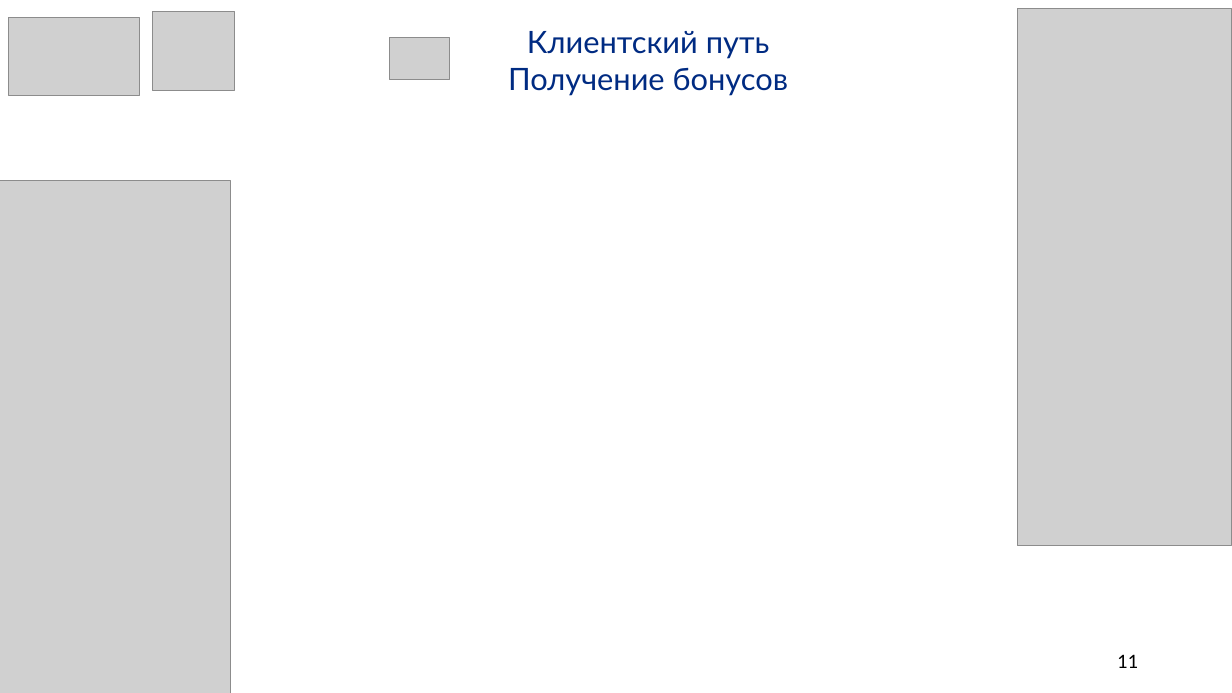
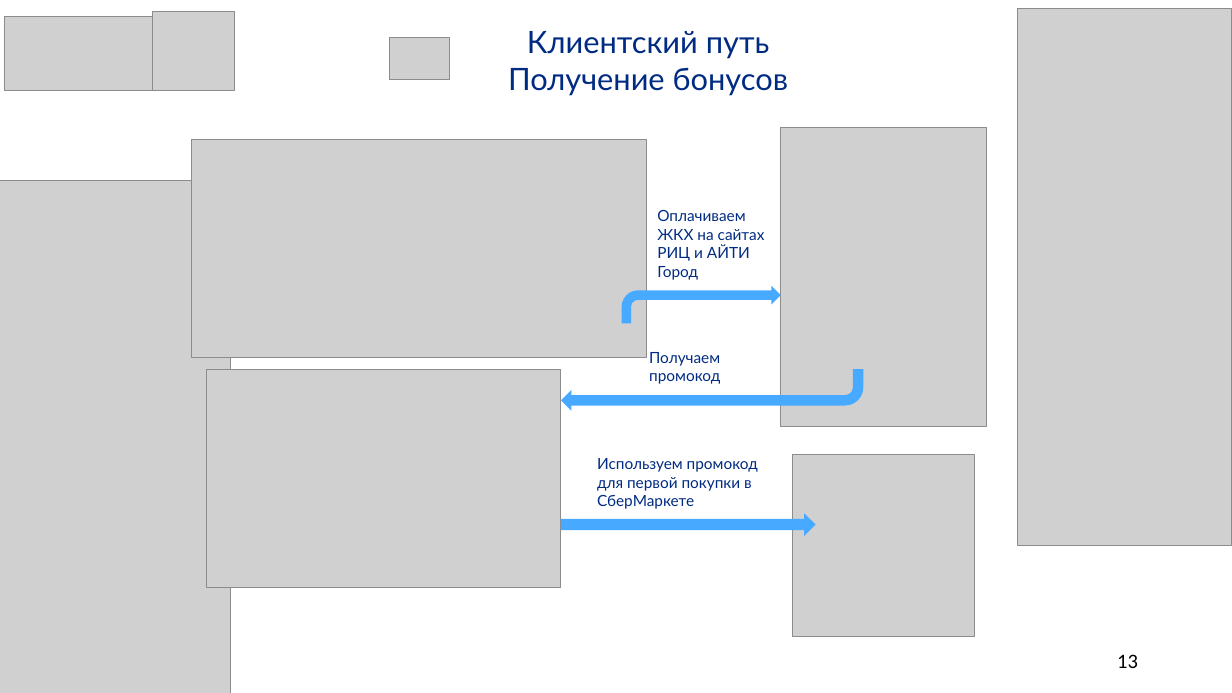
Before and after one commit to SalminaTatyana/DiplomNote, a slide deck: slide 13 of Иванова.pptx (slide 11 before the commit). Drawn at 1232x693 pixels with LibreOffice and Linux fonts; fonts in the diff are those of the drawing; grey boxes stand for pictures. Boxes give left, top, right and bottom in pixels: in the first picture for what was removed or moved away, otherwise in the second. Text is boxed around its words. In the diff, an @@ line names an element or a change of style, - is before the commit and + after.

```diff
--- a/Иванова.pptx
+++ b/Иванова.pptx
@@ picture: place and size @@
-picture at <box>9,18,140,95</box>
+picture at <box>5,16,152,90</box>
@@ picture added at <box>192,140,648,358</box> @@
@@ picture added at <box>781,128,986,426</box> @@
@@ text added at <box>657,210,765,280</box>, 12 pt, text #002B82 @@
+Оплачиваем ЖКХ на сайтах РИЦ и АЙТИ Город
@@ bent arrow added at <box>622,286,781,323</box>, fill #47A9FF @@
@@ text added at <box>649,352,720,384</box>, 12 pt, text #002B82 @@
+Получаем промокод
@@ picture added at <box>206,369,561,587</box> @@
@@ bent arrow added at <box>561,369,863,410</box>, fill #47A9FF @@
@@ text added at <box>597,458,758,509</box>, 12 pt, text #002B82 @@
+Используем промокод для первой покупки в СберМаркете
@@ picture added at <box>792,455,974,637</box> @@
@@ right arrow added at <box>561,513,816,536</box>, fill #47A9FF @@
@@ page number at <box>1117,654,1138,668</box>: text changed @@
-11
+13
```
Also in this commit, not shown: 13 other slides changed, 3 slides added, 1 slide removed.
